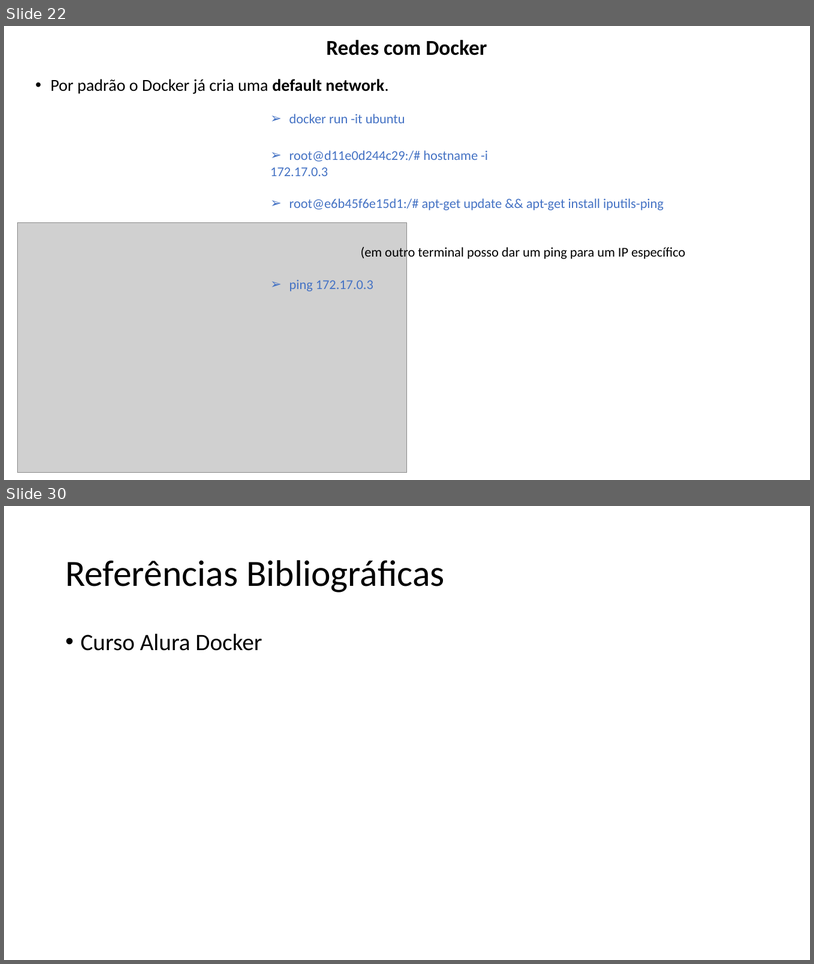
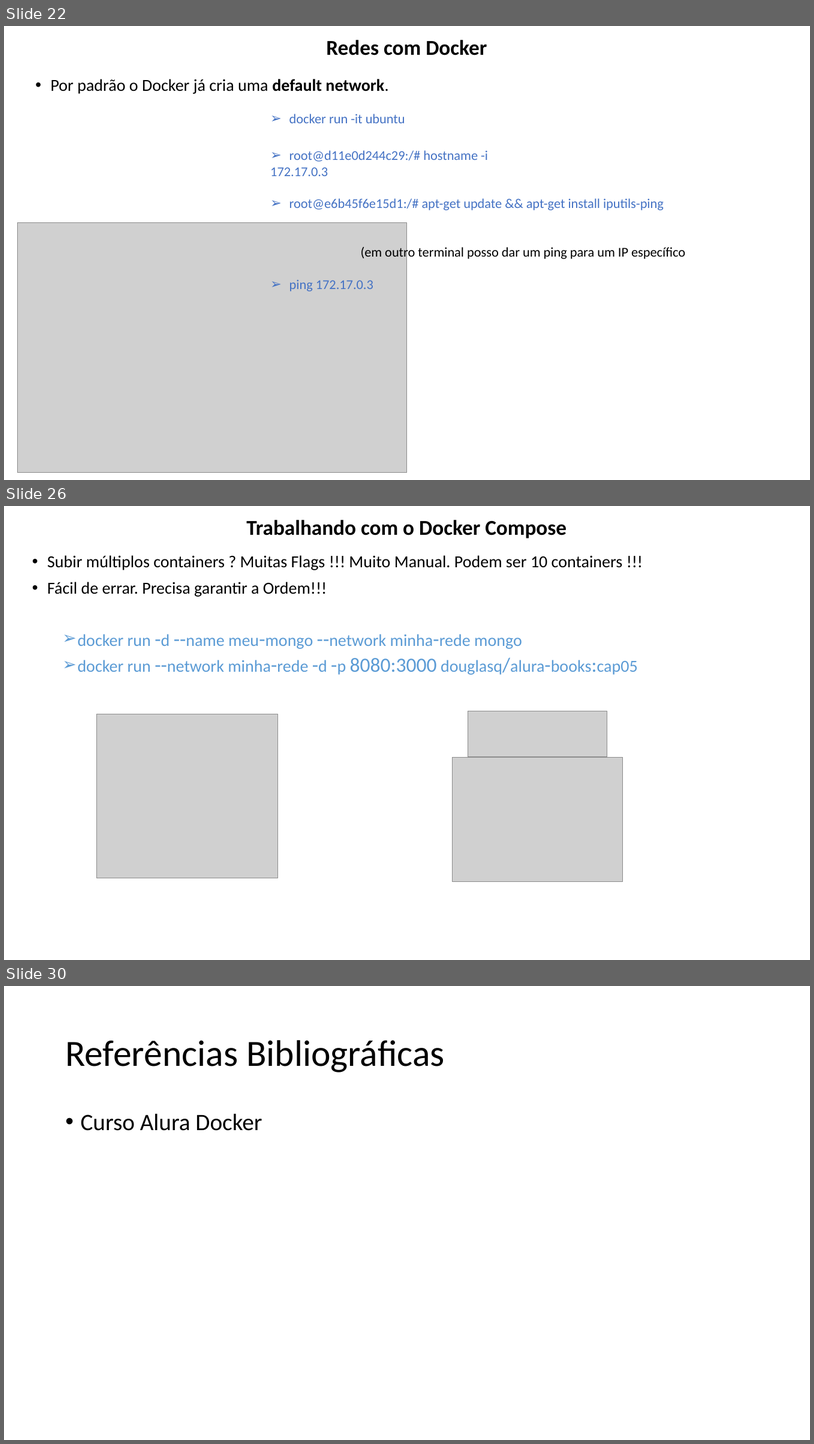
Before and after one commit to lacsousa/learning-docker, a slide deck: docs/docker-resumo.pptx. Shown one above the other, each under a label of ours: slides 22 and 30 before the commit, slides 22, 26 and 30 after it; the slides between them are not shown. The pictures are 814x964 and 814x1444 pixels, drawn with LibreOffice and Linux fonts; fonts in the diff are those of the drawing; grey boxes stand for pictures. Boxes give left, top, right and bottom in pixels: in the first picture for what was removed or moved away, otherwise in the second. Text is boxed around its words. In the diff, an @@ line names an element or a change of style, - is before the commit and + after.

```diff
--- a/docs/docker-resumo.pptx
+++ b/docs/docker-resumo.pptx
@@ slide 26 added at <box>4,506,810,960</box>, background #FFFFFF @@
@@ title added at <box>246,520,567,538</box>, 25.2 pt, text #000000, bold @@
+Trabalhando com o Docker Compose
@@ text added at <box>47,555,638,675</box>, 20 pt, text #5B9BD5 @@
+• Subir múltiplos containers ? Muitas Flags !!! Muito Manual. Podem ser 10 containers !!!
+• Fácil de errar. Precisa garantir a Ordem!!!
+  ➢ docker run -d --name meu-mongo --network minha-rede mongo
+  ➢ docker run --network minha-rede -d -p 8080:3000 douglasq/alura-books:cap05
@@ picture added at <box>96,714,278,878</box> @@
@@ picture added at <box>468,711,608,756</box> @@
@@ picture added at <box>453,757,623,882</box> @@
```
Also in this commit, not shown: 7 slides changed, 1 other slide added, 2 slides removed, 38 other files.
